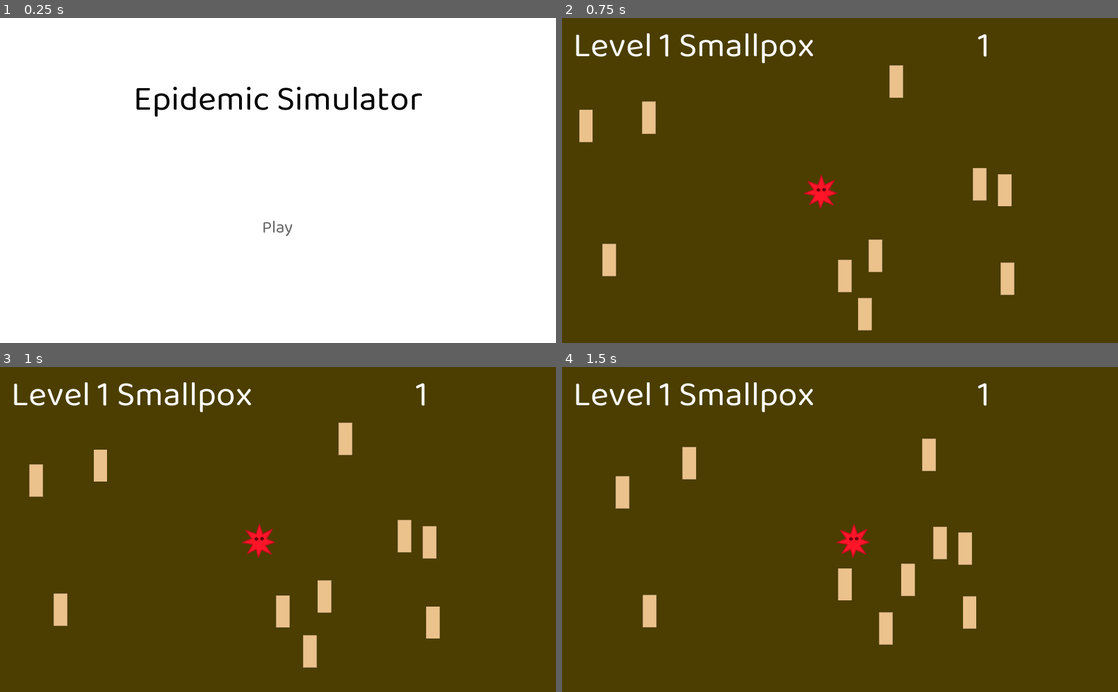
Above: before the commit, frames 1-4 (two rows, left to right).
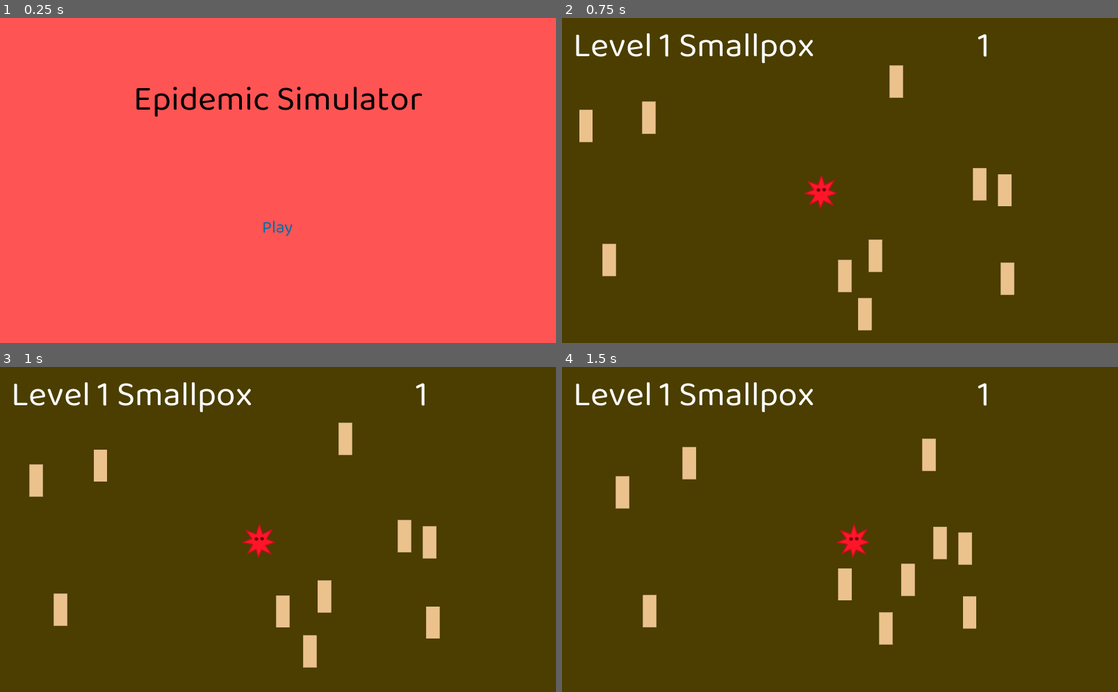
Above: after the commit, the same moments.

Repository: mariothedog/Epidemic-Simulator
Game: Godot game, scene res://UI/Main Menu.tscn
Same seed, same stepped clock (60 frames per second), same inputs: the game is played once before the commit and once after it.
Inputs:
- Up to frame 1 (0.25 s): no input
- Up to frame 2 (0.75 s): click "Play" at 0.5 s
- Up to frame 3 (1 s): no input
- Up to frame 4 (1.5 s): hold D (move_right) from 1.28 s (still down)

The runs differ from the first frame. In frame 1, 99% of the frame differs, in the area x 0-100%, y 0-100%; in frame 2, nothing differs; in frame 3, nothing differs; in frame 4, nothing differs.

Commit message:
Changed the main menu colours.

Diff:
--- a/UI/Main Menu.tscn
+++ b/UI/Main Menu.tscn
@@ -22,6 +22,10 @@
 [node name="ColorRect" type="ColorRect" parent="."]
 anchor_right = 1.0
 anchor_bottom = 1.0
+color = Color( 1, 0.333333, 0.333333, 1 )
+__meta__ = {
+"_edit_use_anchors_": false
+}
 
 [node name="MarginContainer" type="MarginContainer" parent="."]
 anchor_right = 1.0
@@ -36,7 +40,7 @@
 
 [node name="VBoxContainer" type="VBoxContainer" parent="MarginContainer"]
 margin_right = 964.0
-margin_bottom = 484.0
+margin_bottom = 468.0
 custom_constants/separation = 150
 
 [node name="Title" type="Label" parent="MarginContainer/VBoxContainer"]
@@ -60,9 +64,9 @@
 size_flags_horizontal = 0
 size_flags_vertical = 0
 custom_fonts/font = SubResource( 2 )
-custom_colors/font_color = Color( 0.396078, 0.396078, 0.396078, 1 )
-custom_colors/font_color_hover = Color( 0.294118, 0.294118, 0.294118, 1 )
-custom_colors/font_color_pressed = Color( 0, 0, 0, 1 )
+custom_colors/font_color = Color( 0, 0.439216, 0.666667, 1 )
+custom_colors/font_color_hover = Color( 0, 0.215686, 0.32549, 1 )
+custom_colors/font_color_pressed = Color( 0, 0.109804, 0.164706, 1 )
 enabled_focus_mode = 0
 text = "Play"
 flat = true
